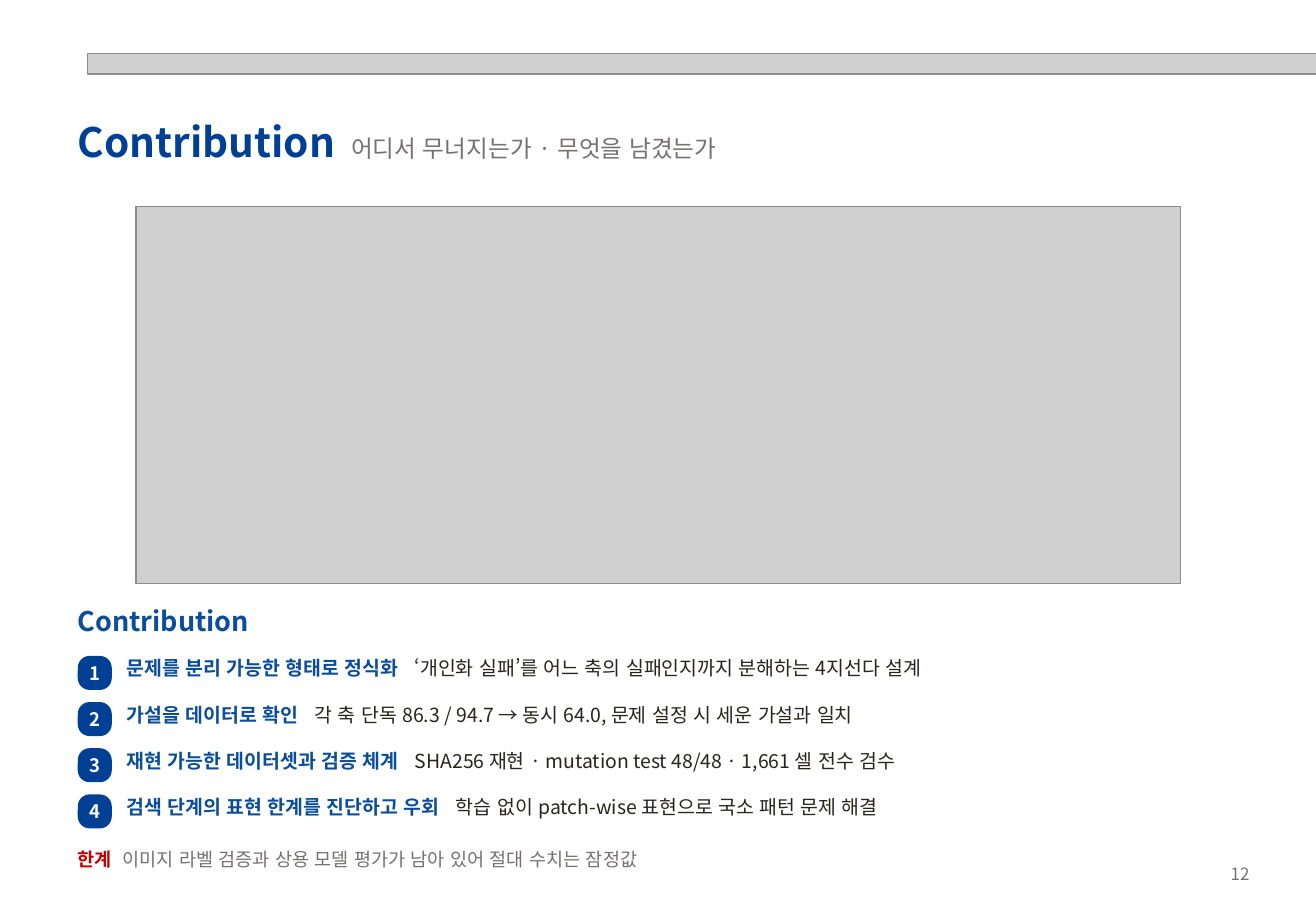
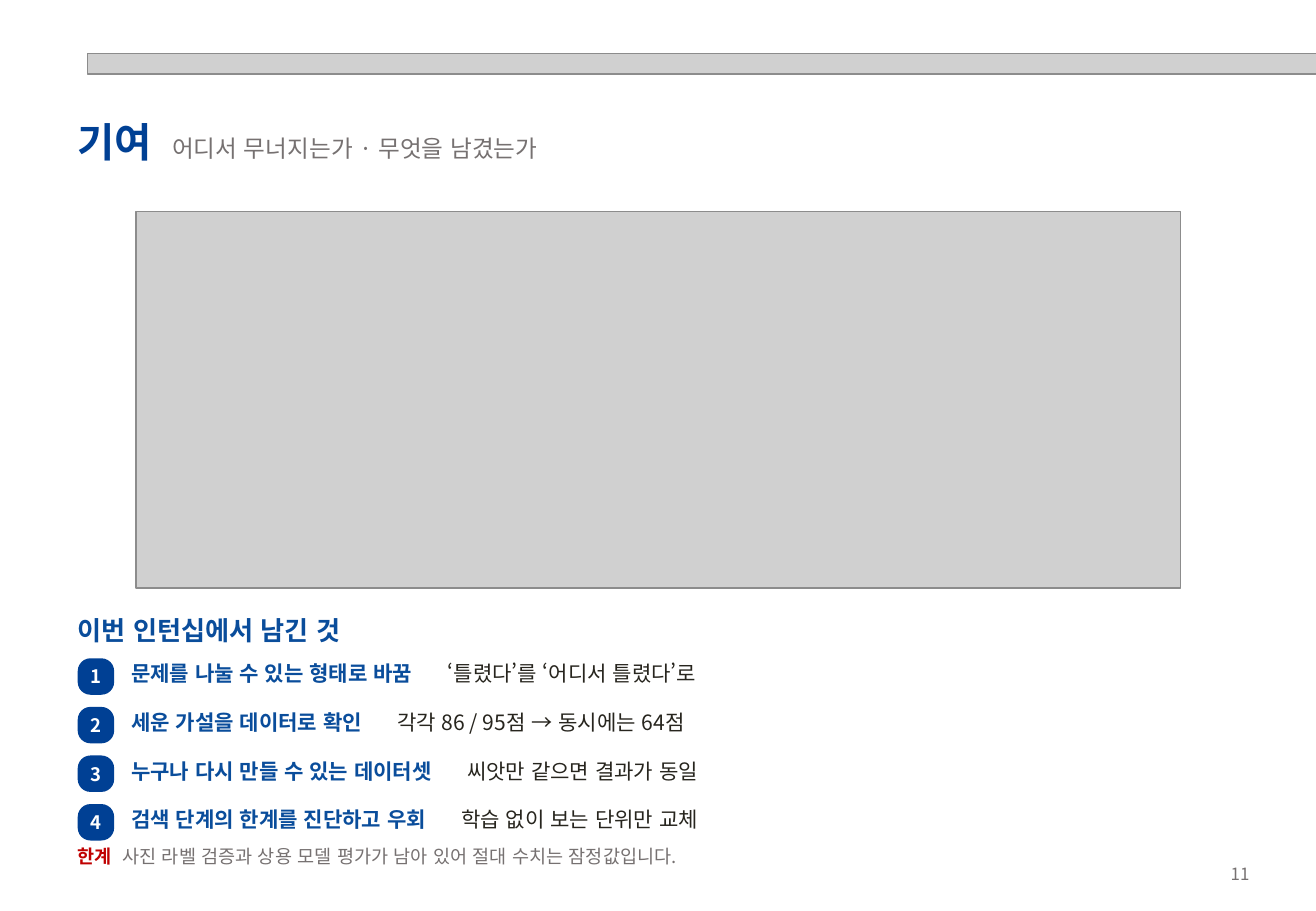
Before and after one commit to hjhj6411/tpo, a slide deck: slide 11 of presentation/POD-Bench_성과발표.pptx (slide 12 before the commit). Drawn at 1316x911 pixels with LibreOffice and Linux fonts; fonts in the diff are those of the drawing; grey boxes stand for pictures. Boxes give left, top, right and bottom in pixels: in the first picture for what was removed or moved away, otherwise in the second. Text is boxed around its words. In the diff, an @@ line names an element or a change of style, - is before the commit and + after.

```diff
--- a/presentation/POD-Bench_성과발표.pptx
+++ b/presentation/POD-Bench_성과발표.pptx
@@ text at bbox=[78, 123, 537, 161]: text changed @@
-Contribution 어디서 무너지는가 · 무엇을 남겼는가
+기여 어디서 무너지는가 · 무엇을 남겼는가
@@ text at bbox=[78, 618, 340, 643]: text changed; size 16 to 15.5 pt @@
-Contribution
+이번 인턴십에서 남긴 것
@@ text at bbox=[131, 662, 696, 683]: text changed; size 11.5 to 12.5 pt @@
-문제를 분리 가능한 형태로 정식화 ‘개인화 실패’를 어느 축의 실패인지까지 분해하는 4지선다 설계
+문제를 나눌 수 있는 형태로 바꿈 ‘틀렸다’를 ‘어디서 틀렸다’로
@@ text at bbox=[131, 712, 685, 732]: text changed; size 11.5 to 12.5 pt @@
-가설을 데이터로 확인 각 축 단독 86.3 / 94.7 → 동시 64.0, 문제 설정 시 세운 가설과 일치
+세운 가설을 데이터로 확인 각각 86 / 95점 → 동시에는 64점
@@ 3 rounded rectangles, 1 picture: place and size @@
-3 rounded rectangles, 1 picture at bbox=[78, 207, 1181, 783]
+3 rounded rectangles, 1 picture at bbox=[78, 211, 1181, 792]
@@ text at bbox=[131, 761, 698, 781]: text changed; size 11.5 to 12.5 pt; text colour #27251E to #0A4D9B; bold on @@
-재현 가능한 데이터셋과 검증 체계 SHA256 재현 · mutation test 48/48 · 1,661 셀 전수 검수
+누구나 다시 만들 수 있는 데이터셋 씨앗만 같으면 결과가 동일
@@ rounded rectangle "4": place and size @@
-rounded rectangle "4" at bbox=[78, 795, 112, 829]
+rounded rectangle "4" at bbox=[78, 804, 114, 841]
@@ text at bbox=[131, 809, 698, 829]: text changed; size 11.5 to 12.5 pt; text colour #27251E to #0A4D9B; bold on @@
-검색 단계의 표현 한계를 진단하고 우회 학습 없이 patch-wise 표현으로 국소 패턴 문제 해결
+검색 단계의 한계를 진단하고 우회 학습 없이 보는 단위만 교체
@@ text at bbox=[78, 847, 677, 865]: text changed @@
-한계 이미지 라벨 검증과 상용 모델 평가가 남아 있어 절대 수치는 잠정값
+한계 사진 라벨 검증과 상용 모델 평가가 남아 있어 절대 수치는 잠정값입니다.
@@ text at bbox=[1231, 867, 1250, 880]: text changed @@
-12
+11
```
Also in this commit, not shown: 4 other slides changed, 7 slides added, 8 slides removed, 10 other files.
